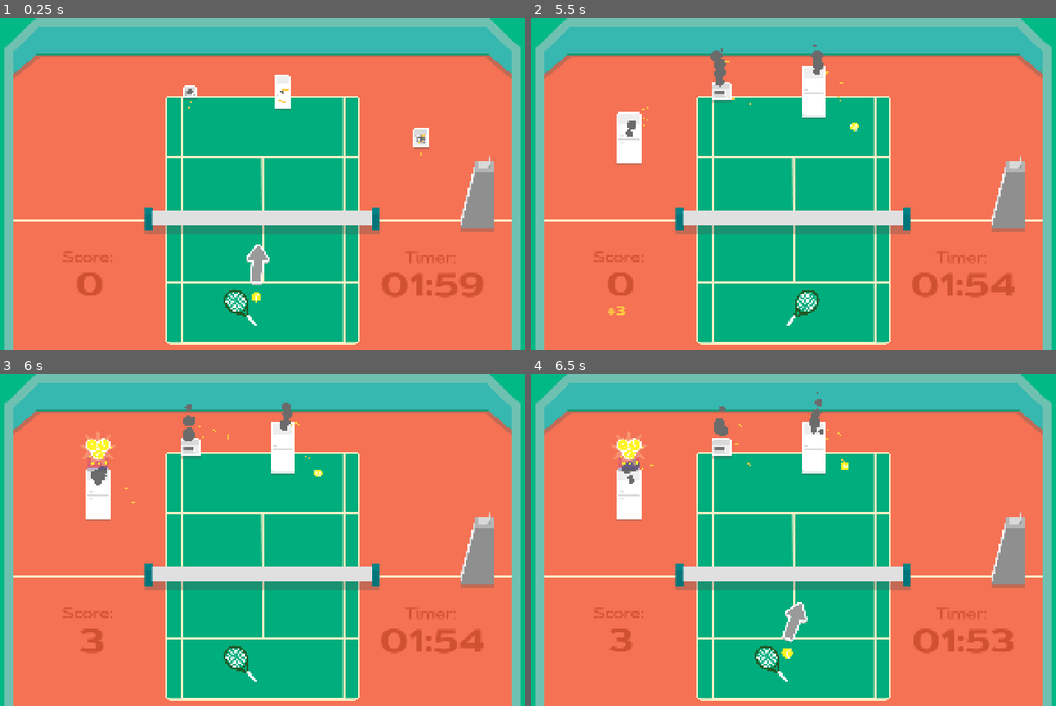
Above: before the commit, frames 1-4 (two rows, left to right).
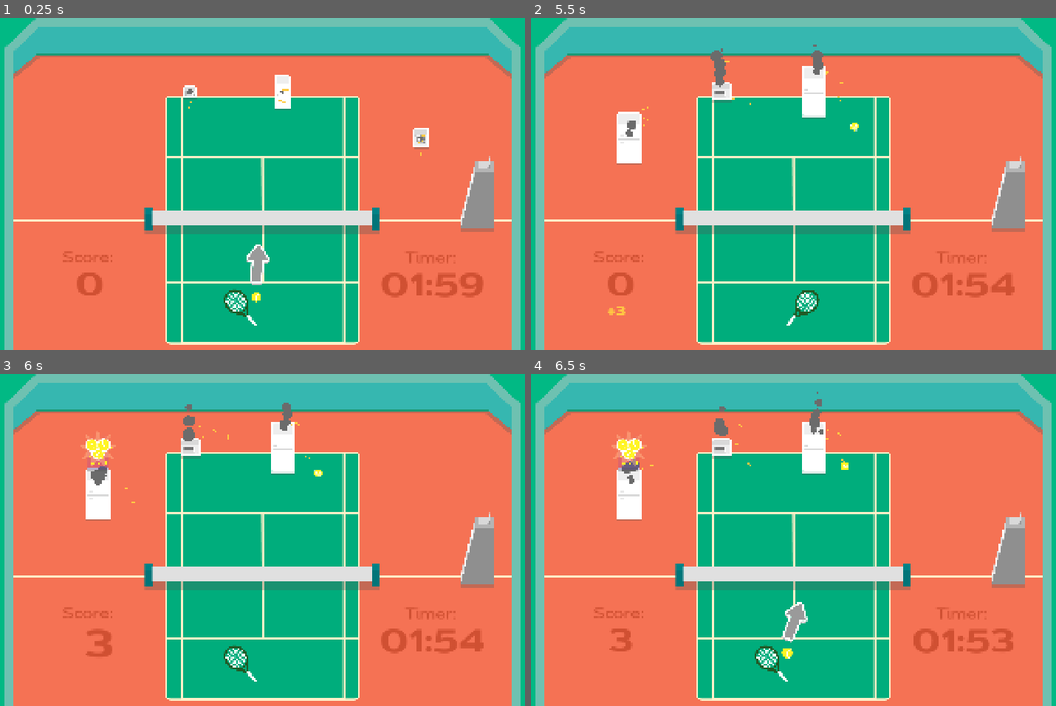
Above: after the commit, the same moments.

Repository: VeryKoolGames/ace_electromenager
Game: Godot game, scene res://Assets/Scenes/Main/main.tscn
Two runs of this game, one before a commit and one after it. Both use one fixed random seed, a clock stepped at 60 frames per second and the inputs below. The engine's default icon, where the game draws it, is replaced by a stand-in: a white triangle on a blue panel in a dark square.
Inputs (mouse positions are in pixels of both pictures, inside the frame that each line leads up to):
- Up to frame 1 (0.25 s): no input
- Up to frame 2 (5.5 s): move the mouse to (762, 250) at 0.52 s; press the mouse at (762, 250) at 0.53 s; move the mouse to (972, 233) at 1.27 s; release the mouse at (972, 233) at 1.28 s; click (972, 233) at 1.35 s; move the mouse to (615, 134) at 2.02 s; press the mouse at (615, 134) at 2.03 s; move the mouse to (825, 184) at 2.77 s; release the mouse at (825, 184) at 2.78 s; click (825, 184) at 2.85 s; move the mouse to (704, 101) at 3.52 s; press the mouse at (704, 101) at 3.53 s; move the mouse to (924, 167) at 4.27 s; release the mouse at (924, 167) at 4.28 s; click (924, 167) at 4.35 s; move the mouse to (672, 200) at 5.02 s; press the mouse at (672, 200) at 5.03 s
- Up to frame 3 (6 s): move the mouse to (320, 466) at 5.77 s; release the mouse at (320, 466) at 5.78 s; click (320, 466) at 5.85 s
- Up to frame 4 (6.5 s): no input

Frames 1-2 are identical in both runs. In frame 3, 0.2% of the frame differs, in the area x 15-22%, y 76-86%; in frame 4, nothing differs.

Commit message:
polished end game screen

Diff:
--- a/Assets/Scenes/Main/main.tscn
+++ b/Assets/Scenes/Main/main.tscn
@@ -743,26 +743,26 @@
 pivot_offset = Vector2(407.5, 0)
 theme_override_styles/panel = SubResource("StyleBoxTexture_iyic7")
 
-[node name="MarginContainer" type="MarginContainer" parent="ResponsiveLayer/EndGameUI/SaveScorePopUp/Panel"]
-layout_mode = 1
-anchors_preset = 15
-anchor_right = 1.0
-anchor_bottom = 1.0
-grow_horizontal = 2
-grow_vertical = 2
-
-[node name="VBoxContainer" type="VBoxContainer" parent="ResponsiveLayer/EndGameUI/SaveScorePopUp/Panel/MarginContainer"]
-layout_mode = 2
+[node name="ScrollContainer" type="ScrollContainer" parent="ResponsiveLayer/EndGameUI/SaveScorePopUp/Panel"]
+custom_minimum_size = Vector2(815, 659)
+layout_mode = 0
+offset_right = 40.0
+offset_bottom = 40.0
+
+[node name="VBoxContainer" type="VBoxContainer" parent="ResponsiveLayer/EndGameUI/SaveScorePopUp/Panel/ScrollContainer"]
+layout_mode = 2
+size_flags_horizontal = 3
+size_flags_vertical = 3
 theme_override_constants/separation = 50
 
-[node name="MarginContainer" type="MarginContainer" parent="ResponsiveLayer/EndGameUI/SaveScorePopUp/Panel/MarginContainer/VBoxContainer"]
+[node name="MarginContainer" type="MarginContainer" parent="ResponsiveLayer/EndGameUI/SaveScorePopUp/Panel/ScrollContainer/VBoxContainer"]
 layout_mode = 2
 theme_override_constants/margin_top = 20
 
-[node name="VBoxContainer" type="VBoxContainer" parent="ResponsiveLayer/EndGameUI/SaveScorePopUp/Panel/MarginContainer/VBoxContainer/MarginContainer"]
-layout_mode = 2
-
-[node name="Label" type="Label" parent="ResponsiveLayer/EndGameUI/SaveScorePopUp/Panel/MarginContainer/VBoxContainer/MarginContainer/VBoxContainer"]
+[node name="VBoxContainer" type="VBoxContainer" parent="ResponsiveLayer/EndGameUI/SaveScorePopUp/Panel/ScrollContainer/VBoxContainer/MarginContainer"]
+layout_mode = 2
+
+[node name="Label" type="Label" parent="ResponsiveLayer/EndGameUI/SaveScorePopUp/Panel/ScrollContainer/VBoxContainer/MarginContainer/VBoxContainer"]
 layout_mode = 2
 theme_override_colors/font_color = Color(0.243137, 0.596078, 0.333333, 1)
 theme_override_fonts/font = ExtResource("6_yehcq")
@@ -771,7 +771,7 @@
 horizontal_alignment = 1
 vertical_alignment = 1
 
-[node name="Label2" type="Label" parent="ResponsiveLayer/EndGameUI/SaveScorePopUp/Panel/MarginContainer/VBoxContainer/MarginContainer/VBoxContainer"]
+[node name="Label2" type="Label" parent="ResponsiveLayer/EndGameUI/SaveScorePopUp/Panel/ScrollContainer/VBoxContainer/MarginContainer/VBoxContainer"]
 layout_mode = 2
 theme_override_colors/font_color = Color(0.243137, 0.596078, 0.333333, 1)
 theme_override_fonts/font = ExtResource("5_o5d14")
@@ -780,7 +780,7 @@
 horizontal_alignment = 1
 vertical_alignment = 1
 
-[node name="ErrorLabel" type="Label" parent="ResponsiveLayer/EndGameUI/SaveScorePopUp/Panel/MarginContainer/VBoxContainer"]
+[node name="ErrorLabel" type="Label" parent="ResponsiveLayer/EndGameUI/SaveScorePopUp/Panel/ScrollContainer/VBoxContainer"]
 visible = false
 layout_mode = 2
 theme_override_colors/font_color = Color(1, 0.160784, 0, 1)
@@ -789,23 +789,23 @@
 horizontal_alignment = 1
 vertical_alignment = 1
 
-[node name="MarginContainer2" type="MarginContainer" parent="ResponsiveLayer/EndGameUI/SaveScorePopUp/Panel/MarginContainer/VBoxContainer"]
+[node name="MarginContainer2" type="MarginContainer" parent="ResponsiveLayer/EndGameUI/SaveScorePopUp/Panel/ScrollContainer/VBoxContainer"]
 layout_mode = 2
 theme_override_constants/margin_left = 20
-theme_override_constants/margin_top = 50
+theme_override_constants/margin_top = 0
 theme_override_constants/margin_right = 20
 
-[node name="HBoxContainer" type="VBoxContainer" parent="ResponsiveLayer/EndGameUI/SaveScorePopUp/Panel/MarginContainer/VBoxContainer/MarginContainer2"]
-layout_mode = 2
-
-[node name="Label" type="Label" parent="ResponsiveLayer/EndGameUI/SaveScorePopUp/Panel/MarginContainer/VBoxContainer/MarginContainer2/HBoxContainer"]
+[node name="HBoxContainer" type="VBoxContainer" parent="ResponsiveLayer/EndGameUI/SaveScorePopUp/Panel/ScrollContainer/VBoxContainer/MarginContainer2"]
+layout_mode = 2
+
+[node name="Label" type="Label" parent="ResponsiveLayer/EndGameUI/SaveScorePopUp/Panel/ScrollContainer/VBoxContainer/MarginContainer2/HBoxContainer"]
 layout_mode = 2
 theme_override_colors/font_color = Color(0.341176, 0.639216, 0.392157, 1)
 theme_override_fonts/font = ExtResource("5_o5d14")
 theme_override_font_sizes/font_size = 32
 text = "PSEUDONYME (sera public)"
 
-[node name="NameLineEdit" type="LineEdit" parent="ResponsiveLayer/EndGameUI/SaveScorePopUp/Panel/MarginContainer/VBoxContainer/MarginContainer2/HBoxContainer"]
+[node name="NameLineEdit" type="LineEdit" parent="ResponsiveLayer/EndGameUI/SaveScorePopUp/Panel/ScrollContainer/VBoxContainer/MarginContainer2/HBoxContainer"]
 z_index = 100
 custom_minimum_size = Vector2(400, 50)
 layout_mode = 2
@@ -818,18 +818,18 @@
 placeholder_text = "Ace Challenger Pro Player"
 max_length = 20
 
-[node name="MarginContainer" type="MarginContainer" parent="ResponsiveLayer/EndGameUI/SaveScorePopUp/Panel/MarginContainer/VBoxContainer/MarginContainer2/HBoxContainer"]
+[node name="MarginContainer" type="MarginContainer" parent="ResponsiveLayer/EndGameUI/SaveScorePopUp/Panel/ScrollContainer/VBoxContainer/MarginContainer2/HBoxContainer"]
 layout_mode = 2
 theme_override_constants/margin_top = 20
 
-[node name="Label2" type="Label" parent="ResponsiveLayer/EndGameUI/SaveScorePopUp/Panel/MarginContainer/VBoxContainer/MarginContainer2/HBoxContainer"]
+[node name="Label2" type="Label" parent="ResponsiveLayer/EndGameUI/SaveScorePopUp/Panel/ScrollContainer/VBoxContainer/MarginContainer2/HBoxContainer"]
 layout_mode = 2
 theme_override_colors/font_color = Color(0.341176, 0.639216, 0.392157, 1)
 theme_override_fonts/font = ExtResource("5_o5d14")
 theme_override_font_sizes/font_size = 32
 text = "ADRESSE E-MAIL (reste privée)"
 
-[node name="EmailLineEdit" type="LineEdit" parent="ResponsiveLayer/EndGameUI/SaveScorePopUp/Panel/MarginContainer/VBoxContainer/MarginContainer2/HBoxContainer"]
+[node name="EmailLineEdit" type="LineEdit" parent="ResponsiveLayer/EndGameUI/SaveScorePopUp/Panel/ScrollContainer/VBoxContainer/MarginContainer2/HBoxContainer"]
 z_index = 100
 custom_minimum_size = Vector2(400, 50)
 layout_mode = 2
@@ -842,24 +842,16 @@
 placeholder_text = "example@ace.com"
 max_length = 20
 
-[node name="VBoxContainer" type="Control" parent="ResponsiveLayer/EndGameUI/SaveScorePopUp/Panel"]
-layout_mode = 1
-anchor_left = 1.0
-anchor_top = 1.0
-anchor_right = 1.0
-anchor_bottom = 1.0
-offset_left = -290.0
-offset_top = -135.0
-grow_horizontal = 0
-grow_vertical = 0
-
-[node name="SaveButton" type="TextureButton" parent="ResponsiveLayer/EndGameUI/SaveScorePopUp/Panel/VBoxContainer"]
-layout_mode = 2
-offset_right = 273.0
-offset_bottom = 96.0
+[node name="VBoxContainer" type="MarginContainer" parent="ResponsiveLayer/EndGameUI/SaveScorePopUp/Panel/ScrollContainer/VBoxContainer"]
+layout_mode = 2
+size_flags_horizontal = 8
+theme_override_constants/margin_right = 40
+
+[node name="SaveButton" type="TextureButton" parent="ResponsiveLayer/EndGameUI/SaveScorePopUp/Panel/ScrollContainer/VBoxContainer/VBoxContainer"]
+layout_mode = 2
 texture_normal = ExtResource("30_sack4")
 
-[node name="MarginContainer" type="MarginContainer" parent="ResponsiveLayer/EndGameUI/SaveScorePopUp/Panel/VBoxContainer/SaveButton"]
+[node name="MarginContainer" type="MarginContainer" parent="ResponsiveLayer/EndGameUI/SaveScorePopUp/Panel/ScrollContainer/VBoxContainer/VBoxContainer/SaveButton"]
 layout_mode = 1
 anchors_preset = 15
 anchor_right = 1.0
@@ -868,7 +860,7 @@
 grow_vertical = 2
 theme_override_constants/margin_bottom = 10
 
-[node name="Label" type="Label" parent="ResponsiveLayer/EndGameUI/SaveScorePopUp/Panel/VBoxContainer/SaveButton/MarginContainer"]
+[node name="Label" type="Label" parent="ResponsiveLayer/EndGameUI/SaveScorePopUp/Panel/ScrollContainer/VBoxContainer/VBoxContainer/SaveButton/MarginContainer"]
 layout_mode = 2
 theme_override_colors/font_color = Color(0.996078, 0.945098, 0.784314, 1)
 theme_override_fonts/font = ExtResource("10_yehcq")
--- a/Assets/Scripts/Globals/GameState.gd
+++ b/Assets/Scripts/Globals/GameState.gd
@@ -10,3 +10,6 @@
 
 func is_in_game_mode() -> bool:
 	return current_game_state == GameStateEnum.GAME
+
+func set_game_mode() -> void:
+	current_game_state = GameStateEnum.GAME
--- a/Assets/Scripts/Managers/score_manager.gd
+++ b/Assets/Scripts/Managers/score_manager.gd
@@ -10,7 +10,6 @@
 var buffer_timer: Timer
 var is_transferring_score := false
 var multiplier := 1.0
-var is_first_score := true
 
 var score_label_original_position: Vector2
 
@@ -27,6 +26,8 @@
 	score_label.text = str(current_score)
 	score_buffer_label.text = ""
 	score_buffer_label.modulate.a = 0
+	await get_tree().process_frame
+	score_label_original_position = score_buffer_label.global_position
 
 func on_score_received(score_value: int) -> void:
 	if score_buffer >= 10:
@@ -36,10 +37,7 @@
 	score_buffer += score_value
 
 	if score_buffer > 0:
-		if is_first_score:
-			score_label_original_position = score_buffer_label.global_position
-			is_first_score = false
-		score_buffer_label.global_position = score_label_original_position
+		score_buffer_label.position = score_label_original_position
 		score_buffer_label.text = "+" + str(score_buffer)
 		score_buffer_label.modulate.a = 1
 		var buffer_tween = create_tween()
@@ -59,7 +57,7 @@
 
 	var score_buffer_tween = create_tween()
 	score_buffer_tween.set_parallel()
-	score_buffer_tween.tween_property(score_buffer_label, "modulate:a", 0, 0.15)
+	score_buffer_tween.tween_property(score_buffer_label, "modulate:a", 0, 0.1)
 	var target_position = score_buffer_label.global_position
 	target_position.y -= 100
 	score_buffer_tween.tween_property(score_buffer_label, "global_position", target_position, 0.1)
@@ -67,8 +65,9 @@
 	current_score += buffer_amount
 
 	var score_tween = create_tween()
-	score_tween.tween_method(update_score_display, start_score, current_score, 0.3)
+	score_tween.tween_method(update_score_display, start_score, current_score, 0.2)
 	await score_tween.finished
+	score_buffer_label.position = score_label_original_position
 
 	var intensity = clamp(buffer_amount / 10.0, 1.0, 1.3)
 	var celebration_tween = create_tween()
@@ -87,7 +86,6 @@
 	score_label.text = str(value)
 
 func spawn_score_component(machine: Machine) -> void:
-	var machine_score = machine.score_value
 	var score_component = score_ui_component_scene.instantiate() as Control
 	var canvas_transform = get_viewport().get_canvas_transform()
 	var screen_pos = canvas_transform * machine.global_position
--- a/Assets/Scripts/UI/end_game_ui.gd
+++ b/Assets/Scripts/UI/end_game_ui.gd
@@ -14,9 +14,11 @@
 func on_game_ended() -> void:
 	PlayerData.score = score_manager.current_score
 	animation_player.play("show_end_screen")
+	await get_tree().process_frame
 	show()
 	await get_tree().create_timer(1.5).timeout
 	score_label.text = "[b]%d[/b]\nPTS" % score_manager.current_score
 
 func on_replay_button_clicked() -> void:
+	GameState.set_game_mode()
 	get_tree().change_scene_to_file("res://Assets/Scenes/Main/main.tscn")
--- a/Assets/Scripts/UI/save_score_pop_up.gd
+++ b/Assets/Scripts/UI/save_score_pop_up.gd
@@ -1,15 +1,14 @@
 extends Control
 
-@onready var save_button: TextureButton = $Panel/VBoxContainer/SaveButton
 @onready var http_request: HTTPRequest = $HTTPRequest
-@onready var email_line_edit: LineEdit = $Panel/MarginContainer/VBoxContainer/MarginContainer2/HBoxContainer/EmailLineEdit
-@onready var name_line_edit: LineEdit = $Panel/MarginContainer/VBoxContainer/MarginContainer2/HBoxContainer/NameLineEdit
+@onready var name_line_edit: LineEdit = $Panel/ScrollContainer/VBoxContainer/MarginContainer2/HBoxContainer/NameLineEdit
+@onready var email_line_edit: LineEdit = $Panel/ScrollContainer/VBoxContainer/MarginContainer2/HBoxContainer/EmailLineEdit
 
-@onready var margin_container: MarginContainer = $Panel/MarginContainer
-@onready var v_box_container: VBoxContainer = $Panel/MarginContainer/VBoxContainer
+@onready var margin_container: ScrollContainer = $Panel/ScrollContainer
 @onready var label: Label = $Panel/Label
-@onready var error_label: Label = $Panel/MarginContainer/VBoxContainer/ErrorLabel
+@onready var error_label: Label = $Panel/ScrollContainer/VBoxContainer/ErrorLabel
 @onready var panel: Panel = $Panel
+@onready var save_button: TextureButton = $Panel/ScrollContainer/VBoxContainer/VBoxContainer/SaveButton
 
 var is_zoomed := false
 var email: String
@@ -19,13 +18,15 @@
 func _ready() -> void:
 	email_line_edit.editing_toggled.connect(zoom_on_mail_line_edit)
 	name_line_edit.editing_toggled.connect(zoom_on_mail_line_edit)
+	email_line_edit.text_submitted.connect(unzoom_line_edit)
+	name_line_edit.text_submitted.connect(unzoom_line_edit)
 	save_button.pressed.connect(on_save_button_pressed)
 	http_request.request_completed.connect(_on_request_completed)
 	if SaveSystem.has_saved_player():
 		email_line_edit.text = SaveSystem.player_data.get("email")
 		name_line_edit.text = SaveSystem.player_data.get("pseudo")
 	await get_tree().process_frame
-	original_panel_position = email_line_edit.position
+	original_panel_position = panel.global_position
 
 func on_save_button_pressed() -> void:
 	email = email_line_edit.text
@@ -48,11 +49,10 @@
 	var headers = ["Content-Type: application/json"]
 	http_request.request("https://niseko-backend.onrender.com/save_player", headers, HTTPClient.METHOD_POST, json)
 
-func _on_request_completed(result, response_code, headers, body):
+func _on_request_completed(_result, response_code, _headers, body):
 	if response_code == 200:
 		var data = JSON.parse_string(body.get_string_from_utf8())
 		margin_container.hide()
-		v_box_container.hide()
 		label.show()
 		SaveSystem.save_player_on_disc(email, pseudo)
 	else:
@@ -61,12 +61,13 @@
 func zoom_on_mail_line_edit(toggled_on: bool) -> void:
 	if is_zoomed and not toggled_on:
 		return
-	var tween = create_tween()
 	if toggled_on:
+		var tween = create_tween()
 		is_zoomed = true
-		var move_up = 0
+		var move_up = -20
 		var move_center = get_viewport().size.x / 2 - panel.size.x / 2
 		tween.tween_property(panel, "global_position", Vector2(move_center, move_up), 0.3)
-	else:
-		is_zoomed = false
-		tween.tween_property(panel, "position", original_panel_position, 0.3)
+
+func unzoom_line_edit(_new_text: String) -> void:
+	var tween = create_tween()
+	tween.tween_property(panel, "global_position", original_panel_position, 0.3)
